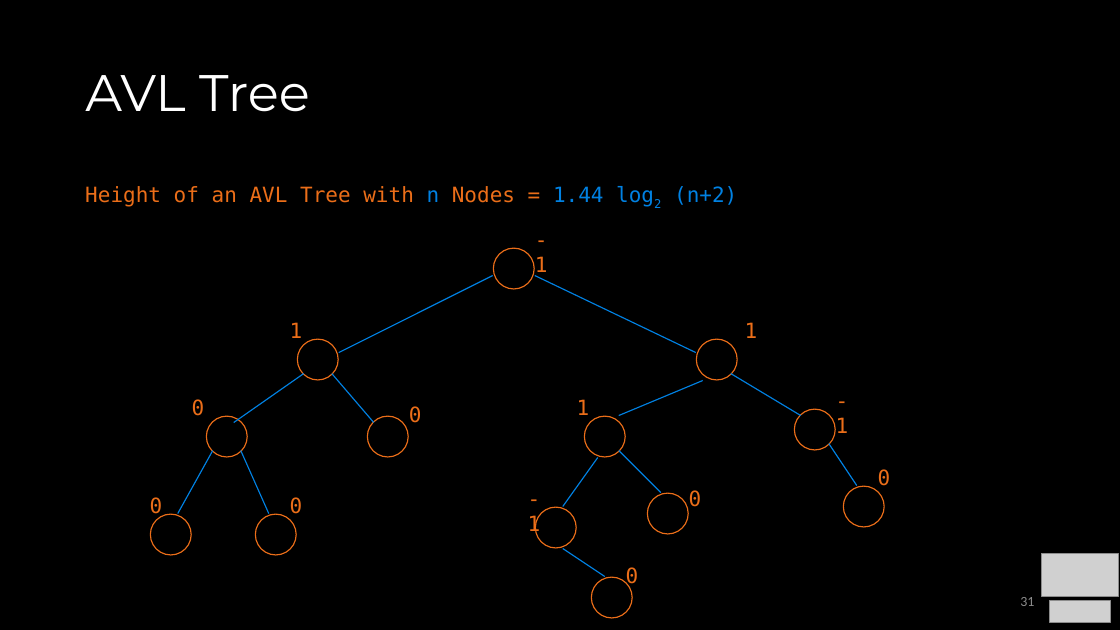
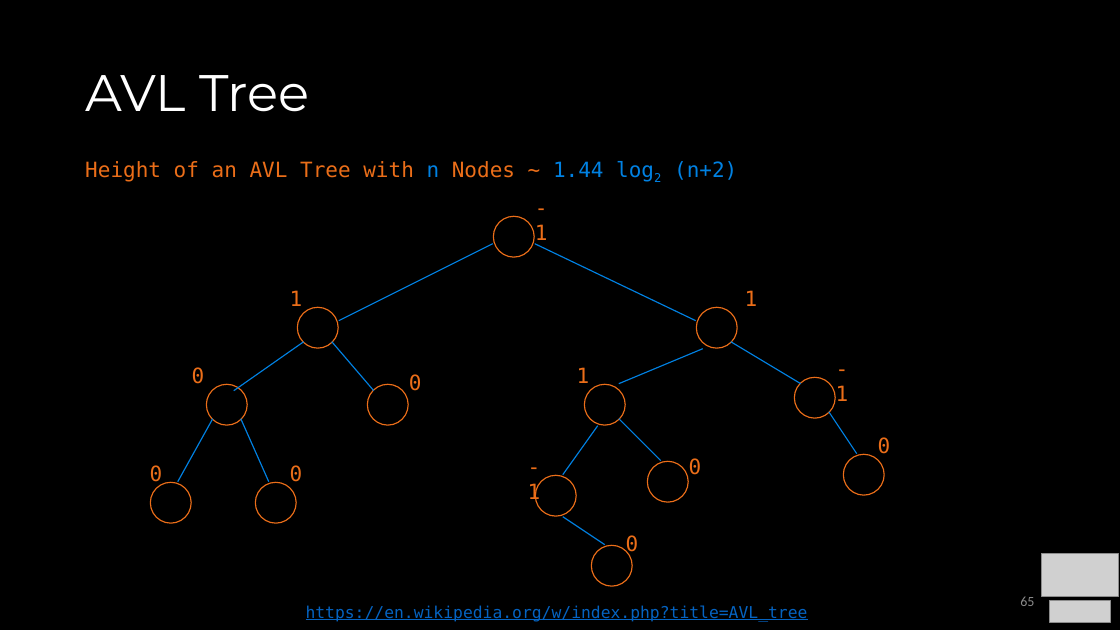
Before and after one commit to COP3530/Instructional-Content, a slide deck: slide 65 of Slides/Slides-PPT/4 - Balanced Trees.pptx (slide 31 before the commit). Drawn at 1120x630 pixels with LibreOffice and Linux fonts; fonts in the diff are those of the drawing; grey boxes stand for pictures. Boxes give left, top, right and bottom in pixels: in the first picture for what was removed or moved away, otherwise in the second. Text is boxed around its words. In the diff, an @@ line names an element or a change of style, - is before the commit and + after.

Commit message:
AVL tree proofs added

```diff
--- a/Slides/Slides-PPT/4 - Balanced Trees.pptx
+++ b/Slides/Slides-PPT/4 - Balanced Trees.pptx
@@ text at [85, 161, 737, 182]: text changed @@
-Height of an AVL Tree with n Nodes = 1.44 log2 (n+2)
+Height of an AVL Tree with n Nodes ~ 1.44 log2 (n+2)
@@ 13 texts, 13 ellipses, 12 lines: place and size @@
-13 texts, 13 ellipses, 12 lines at [150, 248, 891, 618]
+13 texts, 13 ellipses, 12 lines at [150, 216, 891, 586]
@@ page number at [1020, 596, 1034, 606]: text changed @@
-31
+65
@@ text added at [306, 605, 808, 622], 14 pt, text #0563C1, underline @@
+https://en.wikipedia.org/w/index.php?title=AVL_tree
```
Also in this commit, not shown: 3 other slides changed, 12 slides added.
